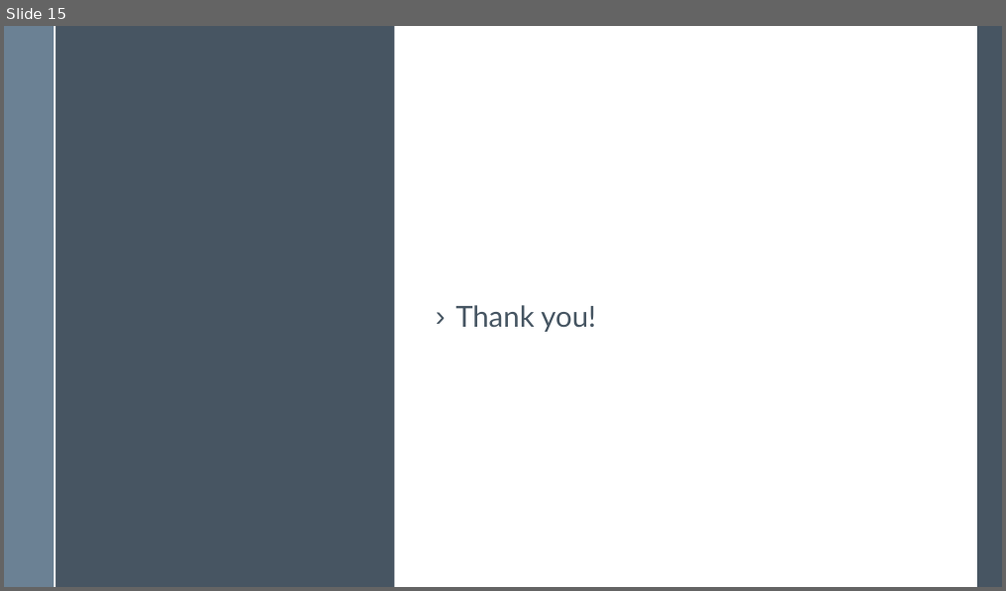
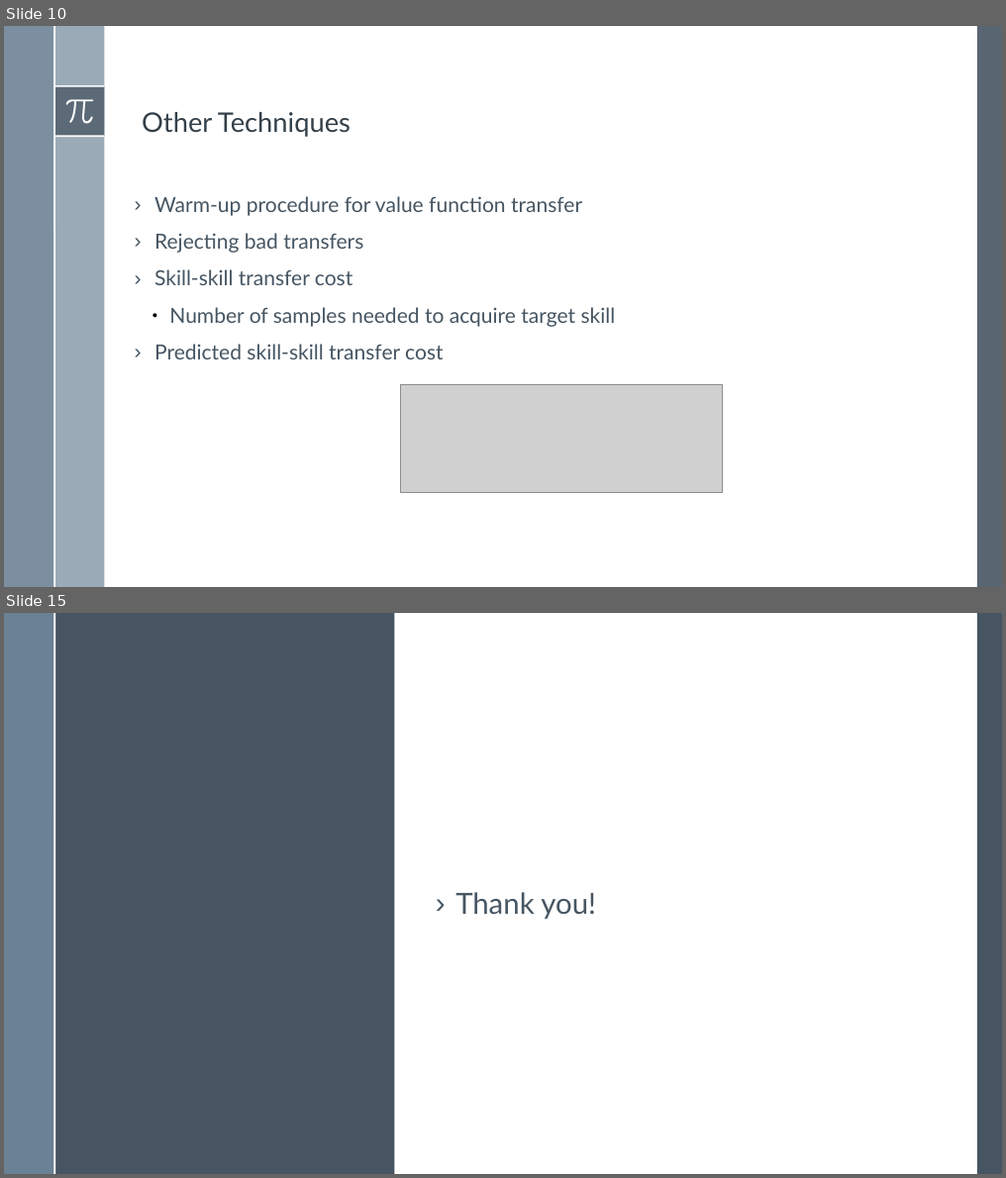
Before and after one commit to BardiaMojra/presentations, a slide deck: _01_template/presentation.odp. Shown one above the other, each under a label of ours: slide 15 before the commit, slides 10 and 15 after it; the slides between them are not shown. The pictures are 1006x591 and 1006x1178 pixels, drawn with LibreOffice and Linux fonts; fonts in the diff are those of the drawing; grey boxes stand for pictures. Boxes give left, top, right and bottom in pixels: in the first picture for what was removed or moved away, otherwise in the second. Text is boxed around its words. In the diff, an @@ line names an element or a change of style, - is before the commit and + after.

```diff
--- a/_01_template/presentation.odp
+++ b/_01_template/presentation.odp
@@ slide 10 added at <box>4,26,1002,587</box>, background #FFFFFF; not listed: 6 template elements that a slide beside it also shows @@
@@ rectangle added at <box>977,26,1002,587</box>, fill #475562 at 90% opacity @@
@@ freeform shape added at <box>66,99,94,123</box>, fill #FFFFFF @@
@@ text added at <box>142,112,350,137</box>, 26 pt, text #344049 @@
+Other Techniques
@@ text added at <box>154,196,616,360</box>, 20 pt, text #465562 @@
+› Warm-up procedure for value function transfer
+› Rejecting bad transfers
+› Skill-skill transfer cost
+  ● Number of samples needed to acquire target skill
+› Predicted skill-skill transfer cost
@@ picture added at <box>401,385,723,492</box> @@
```
Also in this commit, not shown: 13 other slides added, 14 slides removed, 34 other files.
